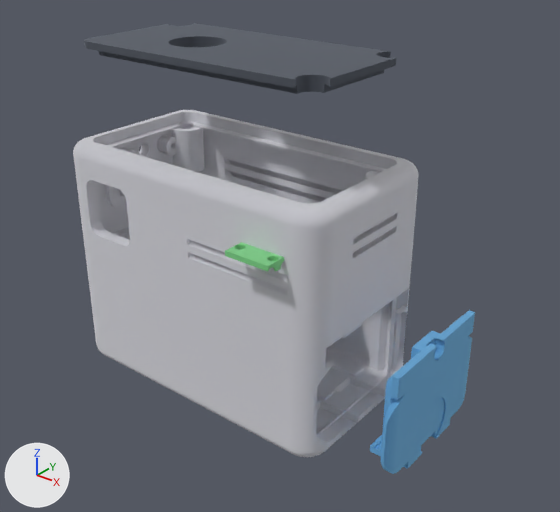
Before and after pictures for a commit that changed the glTF model docs/models/anton20_exploded.glb.
One viewpoint serves both versions: a camera (50 mm lens) standing at (0.1078, -0.1205, 0.0807) and looking at (0.0031, 0.0103, -0.0004). The lights are fixed; the arrows at lower left show +X, +Y and +Z. The picture after the commit comes second. Where no turn or scale is listed for an object, it has been applied to the vertices. Vertices at exactly the same position are counted once.

Objects in the first picture: '=>[0:1:1:3]', '=>[0:1:1:4]', '=>[0:1:1:5]', '=>[0:1:1:9]'.
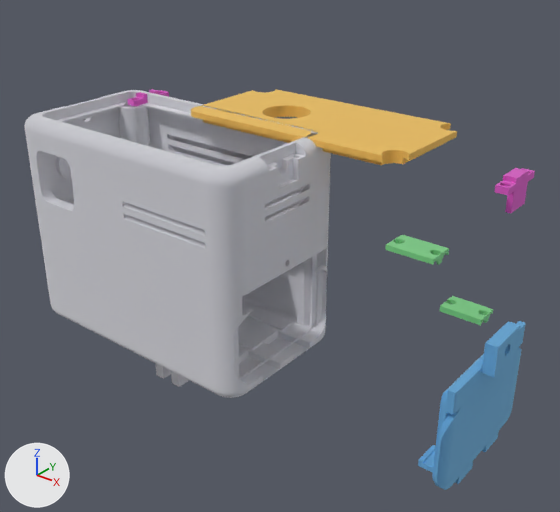
The edits, one by one:
Material 'mat_2' (mat_mat_2) changes colour from grey #7c818b to yellow #f9dd89; in linear values from (0.2, 0.22, 0.26) to (0.95, 0.72, 0.25).
Material 'mat_4' (mat_mat_4) is new.
Its base color is (0.85, 0.25, 0.75) (pink #ed89e1).
Its metallic is 1.0.
Its roughness is 1.0.
me_solid_001 is used by ob_0_1_1_4; location (0.016, 0.0, 0.0).
me_solid_001 had 1331 vertices, 2662 faces and spanned x 0.0265..0.0355, y -0.0174..0.0173, z -0.0263..-0.0008.
me_solid_001 now has 902 vertices, 1804 faces and spans x 0.0265..0.038, y -0.0174..0.0173, z -0.0263..0.0045.
me_solid_001 part 1: 693 vertices removed from x 0.0315..0.0355, y -0.006..0.006, z -0.0257..-0.0008; 264 vertices added at x 0.0355..0.038, y -0.005..0.005, z -0.0242..0.0045.
Mesh me_solid_006 is new.
It has 636 vertices, 1276 faces and spans x -0.0029..-0.0001, y -0.0064..0.0064, z -0.0073..0.0.
It uses material mat_mat_4 (pink #ed89e1).
Mesh me_solid_005 is new.
It has 740 vertices, 1484 faces and spans x 0.0001..0.0029, y -0.0064..0.0064, z -0.0073..0.0.
It uses material mat_mat_4 (pink #ed89e1).
Object '=>[0:1:1:3]' (ob_0_1_1_3) moves from (0.0, 0.0, 0.0) to (-0.0262, 0.0055, 0.0).
Object '=>[0:1:1:4]' (ob_0_1_1_4) moves from (0.016, 0.0, 0.0) to (0.026, 0.0024, 0.0).
Object '=>[0:1:1:5]' (ob_0_1_1_5) moves from (0.0, 0.0, 0.022) to (-0.001, 0.0317, 0.0).
Object '=>[0:1:1:7]' (ob_0_1_1_7) moves from (0.0, 0.008, 0.014) to (0.0206, 0.0155, -0.0127).
Object '=>[0:1:1:9]' (ob_0_1_1_9) moves from (0.0, -0.008, 0.014) to (0.0206, 0.0155, 0.0127).
Object '=>[0:1:1:11]' (ob_0_1_1_11) is new; it shows me_solid_006.
Its location is (0.0544, 0.0237, 0.028).
Object '=>[0:1:1:10]' (ob_0_1_1_10) is new; it shows me_solid_005.
Its location is (-0.055, 0.023, 0.028).

Location of each change, (x1, y1, x2, y2) in pixels of the pictures (560 x 512 px):
'=>[0:1:1:3]', moved: before (73, 110, 419, 457); after (25, 90, 331, 398)
'=>[0:1:1:5]', recoloured, moved: before (84, 23, 396, 94); after (191, 89, 457, 165)
'=>[0:1:1:4]', reshaped, moved: before (370, 310, 475, 474); after (418, 321, 526, 490)
'=>[0:1:1:9]', moved: before (225, 242, 284, 271); after (385, 235, 449, 265)
'=>[0:1:1:11]', added (pink): after (494, 168, 535, 213)
'=>[0:1:1:7]', moved (not visible before): after (440, 296, 493, 326)
'=>[0:1:1:10]', added: after (127, 89, 169, 106)
part 1 of me_solid_001, reshaped: before (391, 310, 473, 473); after (449, 321, 524, 483)
